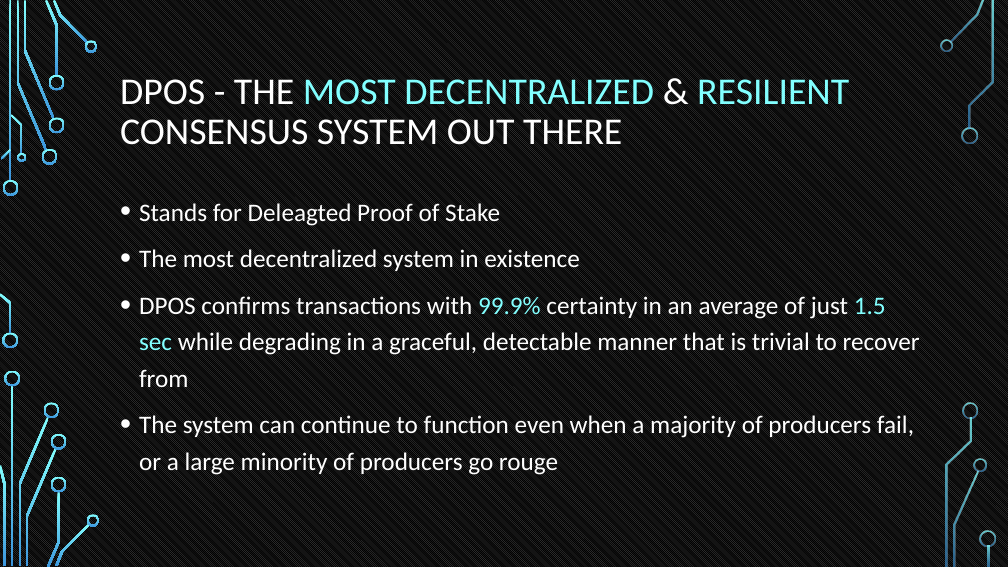
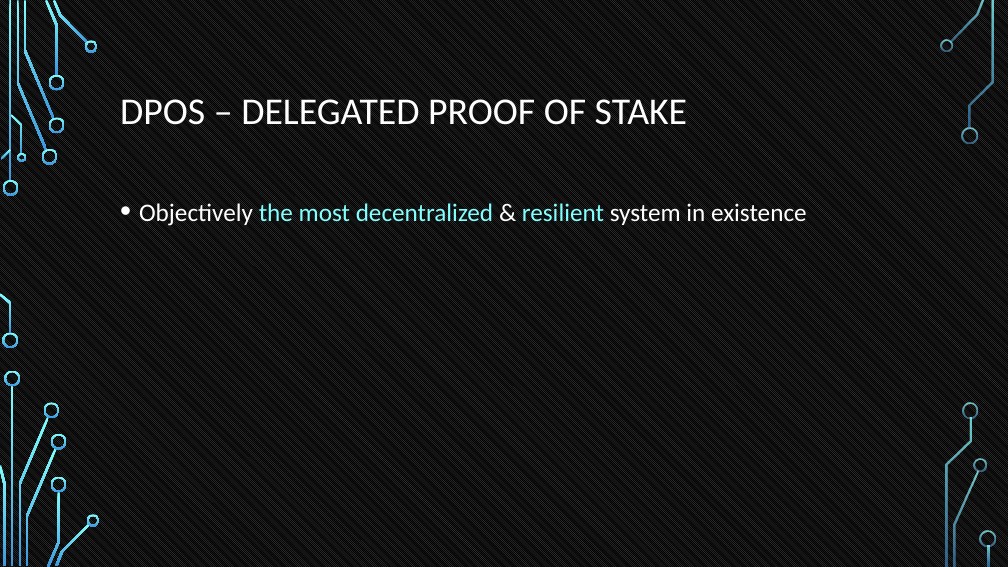
Before and after one commit to tokenika/tokenika.github.io, a slide deck: slide 39 of WarsawBlock.pptx (slide 38 before the commit). Drawn at 1008x567 pixels with LibreOffice and Linux fonts; fonts in the diff are those of the drawing; background and template pictures are left out. Boxes give left, top, right and bottom in pixels: in the first picture for what was removed or moved away, otherwise in the second. Text is boxed around its words. In the diff, an @@ line names an element or a change of style, - is before the commit and + after.

```diff
--- a/WarsawBlock.pptx
+++ b/WarsawBlock.pptx
@@ title at box(120, 99, 687, 125): text changed @@
-DPOS - THE MOST DECENTRALIZED & RESILIENT CONSENSUS SYSTEM OUT THERE
+DPOS – DELEGATED PROOF OF STAKE
@@ text at box(139, 203, 807, 226): text changed @@
-• Stands for Deleagted Proof of Stake
-• The most decentralized system in existence
-• DPOS confirms transactions with 99.9% certainty in an average of just 1.5 sec while degrading in a graceful, detectable manner that is trivial to recover from
-• The system can continue to function even when a majority of producers fail, or a large minority of producers go rouge
+• Objectively the most decentralized & resilient system in existence
```
Also in this commit, not shown: 16 other slides changed, 5 slides added, 1 slide removed, 1 other file.
